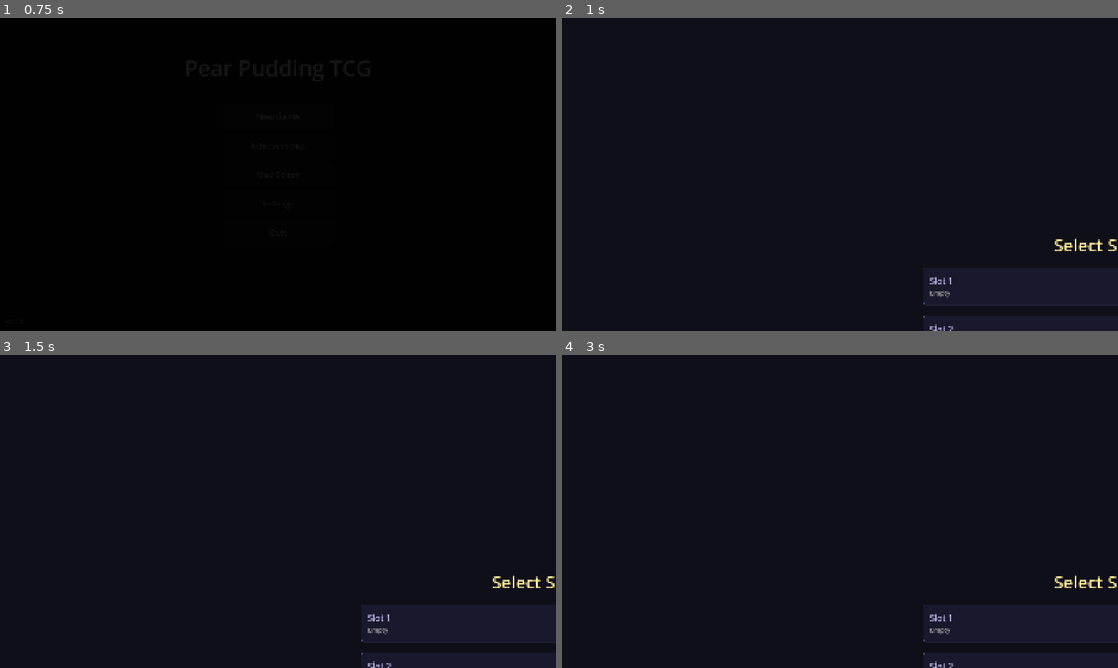
Above: before the commit, frames 1-4 (two rows, left to right).
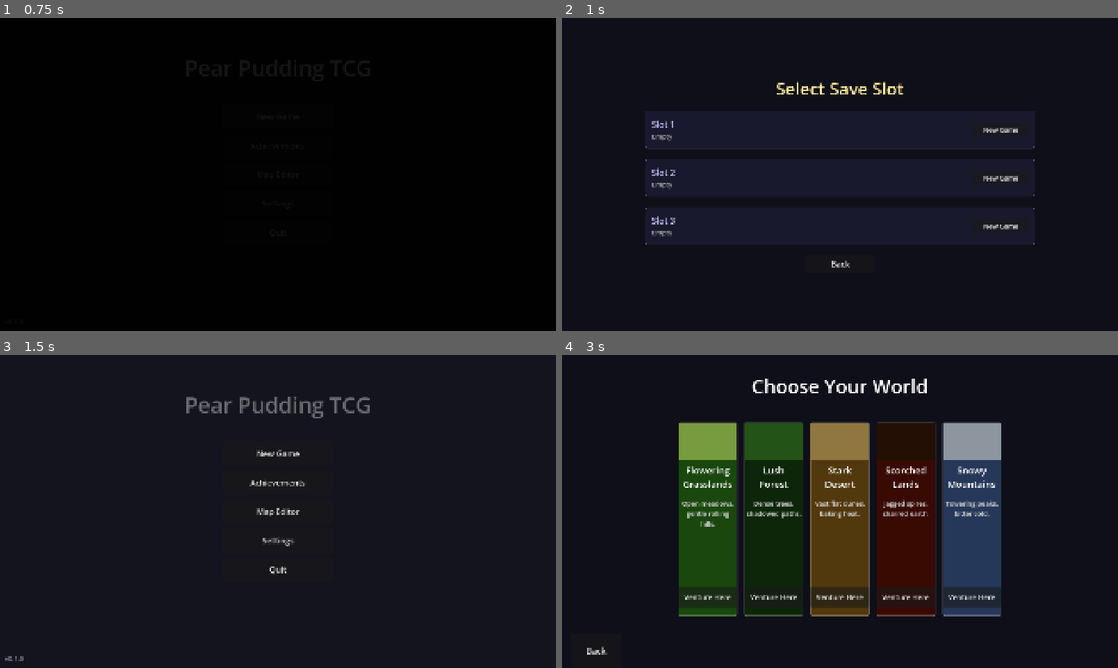
Above: after the commit, the same moments.

Repository: ChrisPauly97/pear-pudding-godot
Game: Godot game, scene res://scenes/ui/MenuScene.tscn
The game is run twice, just before and just after one commit, with the same random seed, the same clock (stepped at 60 frames per second) and the same inputs. Sound files missing from this copy of the repository are replaced by a short silence.
Inputs (mouse positions are in pixels of both pictures, inside the frame that each line leads up to):
- Up to frame 1 (0.75 s): click "New Game" at 0.5 s
- Up to frame 2 (1 s): no input
- Up to frame 3 (1.5 s): click (278, 602) at 1.25 s, where only the run after the commit has a clickable "Back"
- Up to frame 4 (3 s): click (840, 452) at 2 s, where only the run after the commit has a clickable "New Game"; click (1001, 467) at 2.75 s, where only the run after the commit has a clickable "New Game"

Frame 1 is identical in both runs. In frame 2, 1.9% of the frame differs, in the area x 15-100%, y 20-100%; in frame 3, 1.6%; in frame 4, 28%, in the area x 4-100%, y 7-100%.

Commit message:
Fix SlotSelectScene layout shifted right on landscape mobile
PRESET_CENTER anchors the vbox at 0.5x the parent width, so when
position is set manually in _ready() the parent layout hasn't resolved
yet (size=0), causing offset_left = position.x - 0 = 360 which later
resolves to 0.5*screen_width + 360 — pushing everything off-screen.

Switching to PRESET_TOP_LEFT (anchors 0,0,0,0) makes position an
absolute top-left coordinate, independent of parent layout timing.

Co-Authored-By: Claude Sonnet 4.6 <noreply@anthropic.com>
Claude-Session: https://claude.ai/code/session_01AewDfke4AxcDo5Vdps39wp

Diff:
--- a/scenes/ui/SlotSelectScene.gd
+++ b/scenes/ui/SlotSelectScene.gd
@@ -18,7 +18,7 @@
 	var vbox := VBoxContainer.new()
 	vbox.alignment = BoxContainer.ALIGNMENT_CENTER
 	vbox.add_theme_constant_override("separation", int(ref * 0.035))
-	vbox.set_anchors_preset(Control.PRESET_CENTER)
+	vbox.set_anchors_preset(Control.PRESET_TOP_LEFT)
 	vbox.custom_minimum_size = Vector2(vp.x * 0.7, ref * 0.85)
 	vbox.position = Vector2((vp.x - vp.x * 0.7) * 0.5, (vh - ref * 0.85) * 0.5)
 	add_child(vbox)
